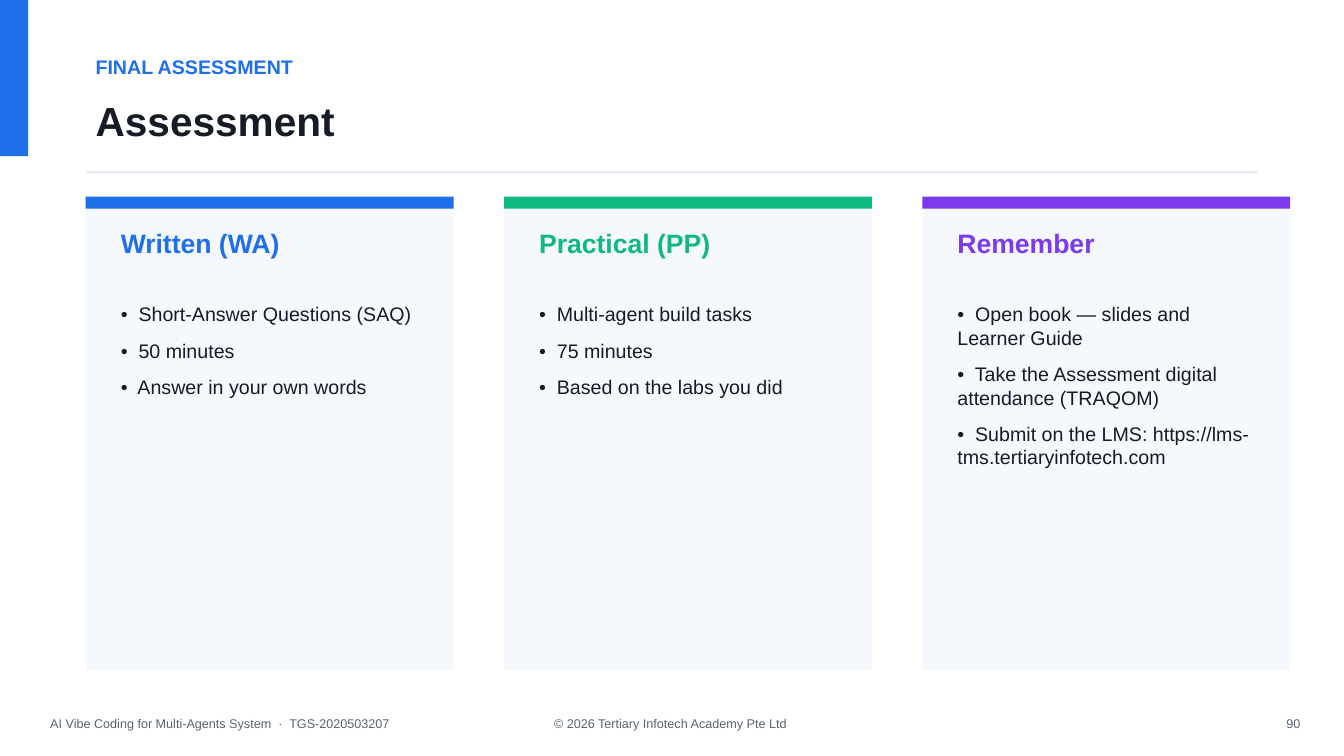
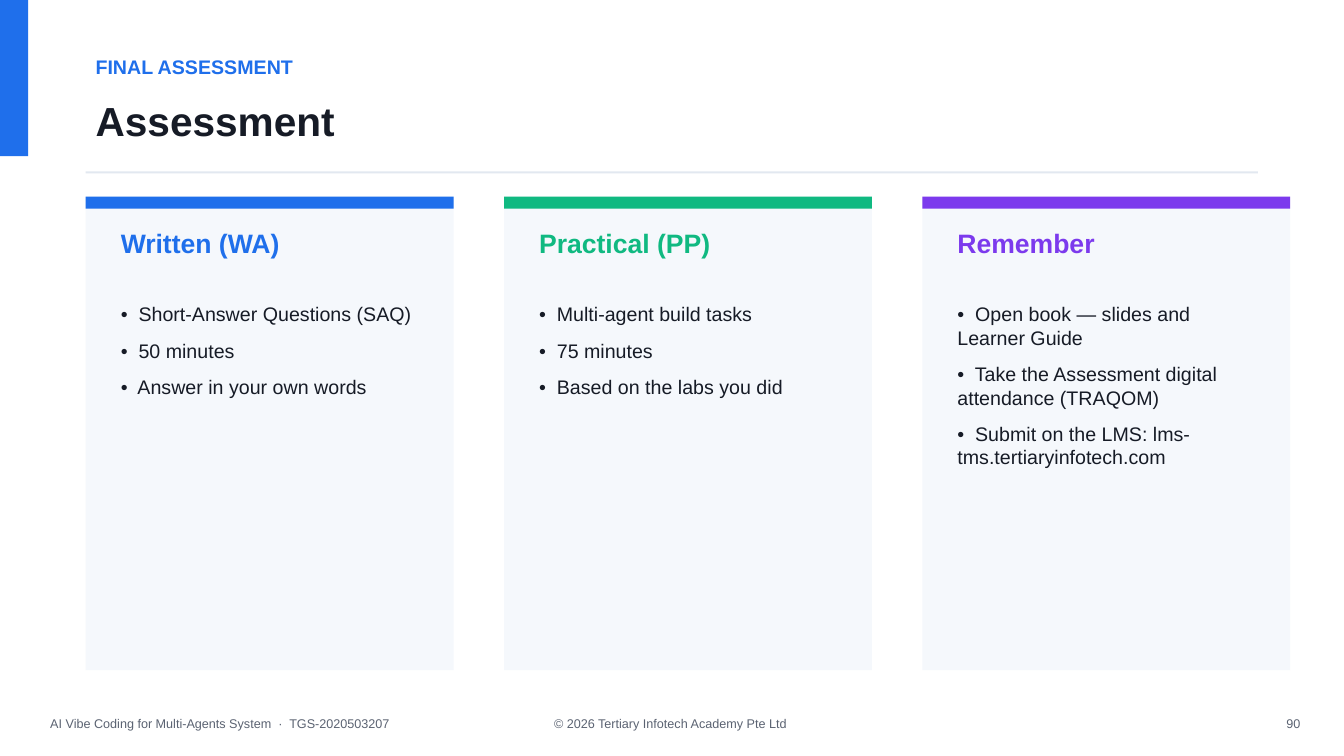
Before and after one commit to alfredang/TGS-2020503207-Vibe-Coding-for-AI-Machine-Learning-to-AI-Agents, a slide deck: slide 91 of courseware/AI Vibe Coding for Multi-Agents System-v1.0.pptx. Drawn at 1344x756 pixels with LibreOffice and Linux fonts; fonts in the diff are those of the drawing. Boxes give left, top, right and bottom in pixels: in the first picture for what was removed or moved away, otherwise in the second. Text is boxed around its words. In the diff, an @@ line names an element or a change of style, - is before the commit and + after.

```diff
--- a/courseware/AI Vibe Coding for Multi-Agents System-v1.0.pptx
+++ b/courseware/AI Vibe Coding for Multi-Agents System-v1.0.pptx
@@ text at [957, 426, 1190, 468]: text changed @@
-• Submit on the LMS: https://lms-tms.tertiaryinfotech.com
+• Submit on the LMS: lms-tms.tertiaryinfotech.com
```
Also in this commit, not shown: 1 other slide changed, 11 other files.
